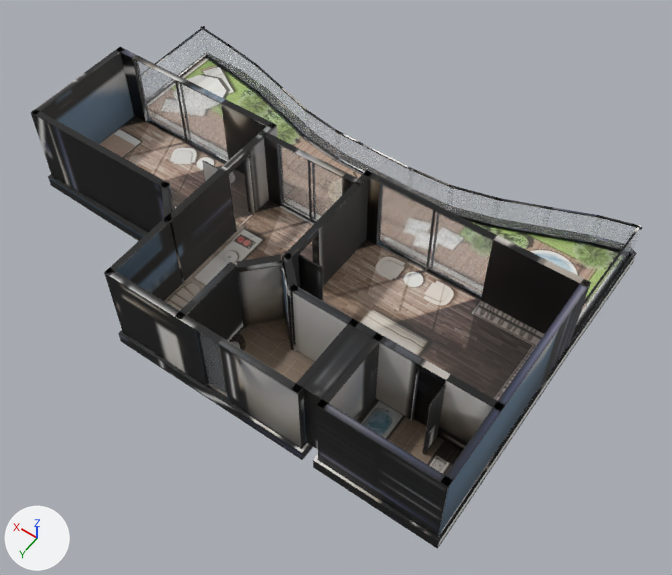
One commit to the glTF model akasya-3d/kent-63/model.glb: the scene before it, then after it.
Rendered twice from a 50 mm camera at (-9.79, 12.19, 18.18) aimed at (-1.47, 0.54, -0.11). Arrows for +X, +Y and +Z are at lower left; the lights stay in place. The older version comes first. Where no turn or scale is listed for an object, it has been applied to the vertices. Vertices at exactly the same position are counted once.
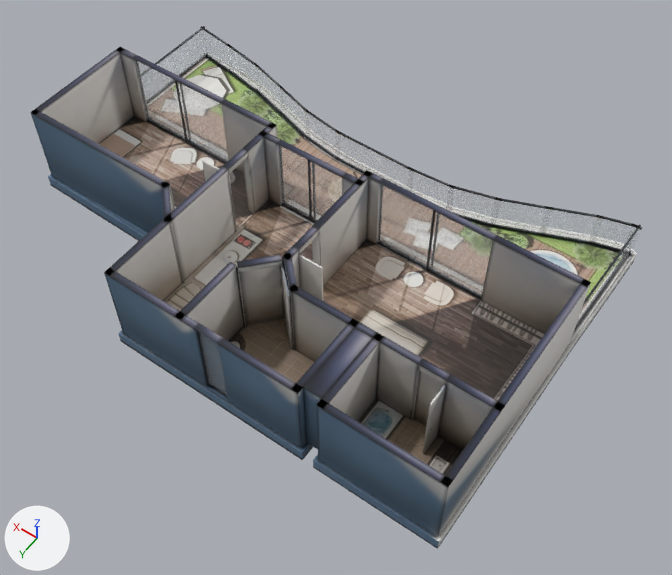
Boxes (x1, y1, x2, y2) around the edits, measured in the pictures (672 x 575 px):
part 1 of me_mesh_0, deleted (mostly hidden): before (48, 175, 636, 548)
part 2 of me_mesh_0, surface changed: (31, 26, 641, 549) in both

The edits, one by one:
me_mesh_0 is used by ob_mesh_0; location (-7.12, 4.75, -0.36).
me_mesh_0 had 2106 vertices, 3816 faces and spanned x 0.0..14.24, y -9.66..0.0, z 0.0..2.62.
me_mesh_0 now has 1812 vertices, 3228 faces and spans x 0.0..14.24, y -9.66..0.0, z 0.0..2.62.
me_mesh_0 part 1: 294 vertices removed from x 0.06..14.24, y -6.06..0.0, z 0.0..0.36.
me_mesh_0 part 2: 1734 kept faces spanning x 0.0..14.24, y -9.65..0.0, z 0.0..2.62 get new texture (UV) coordinates.
